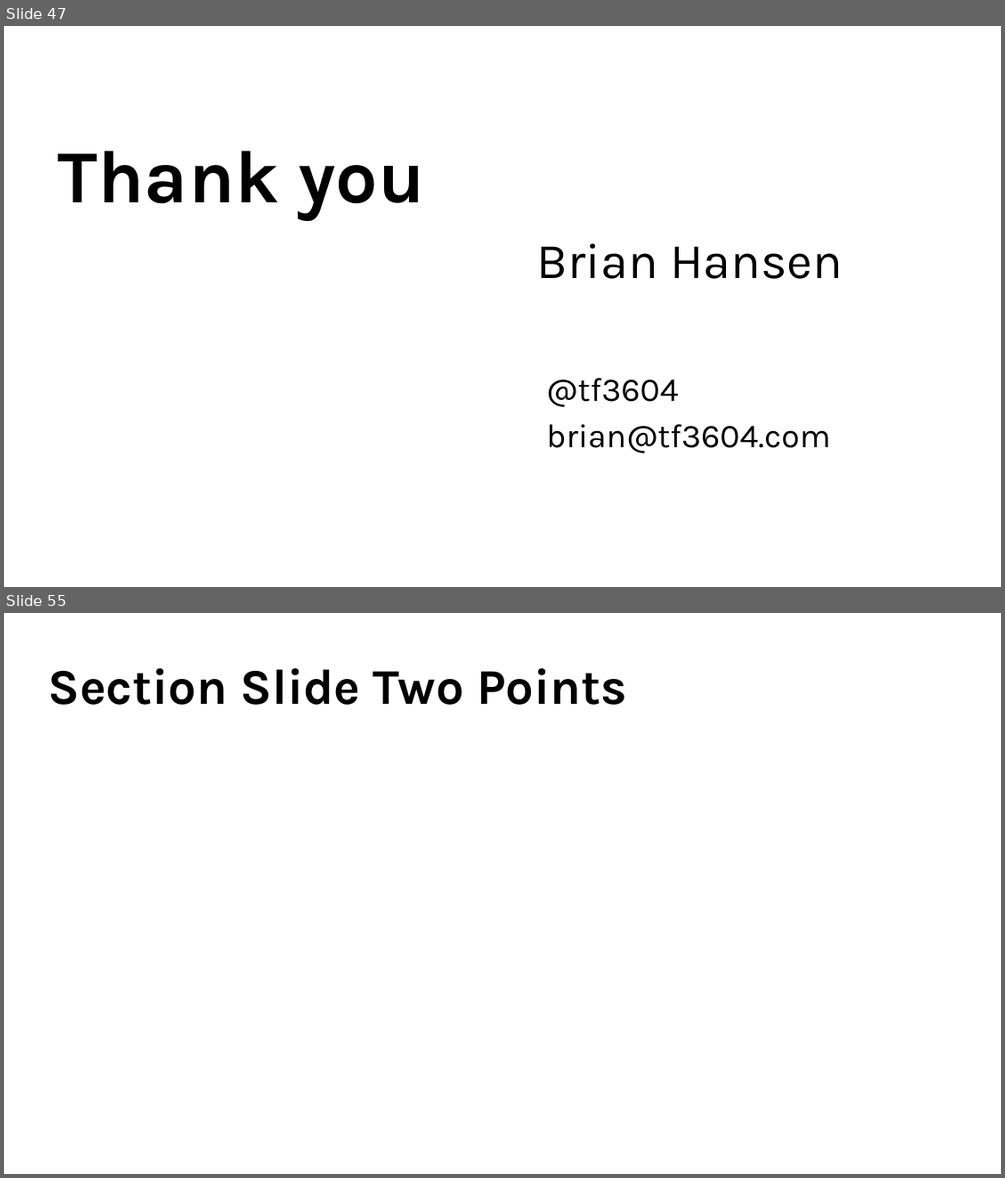
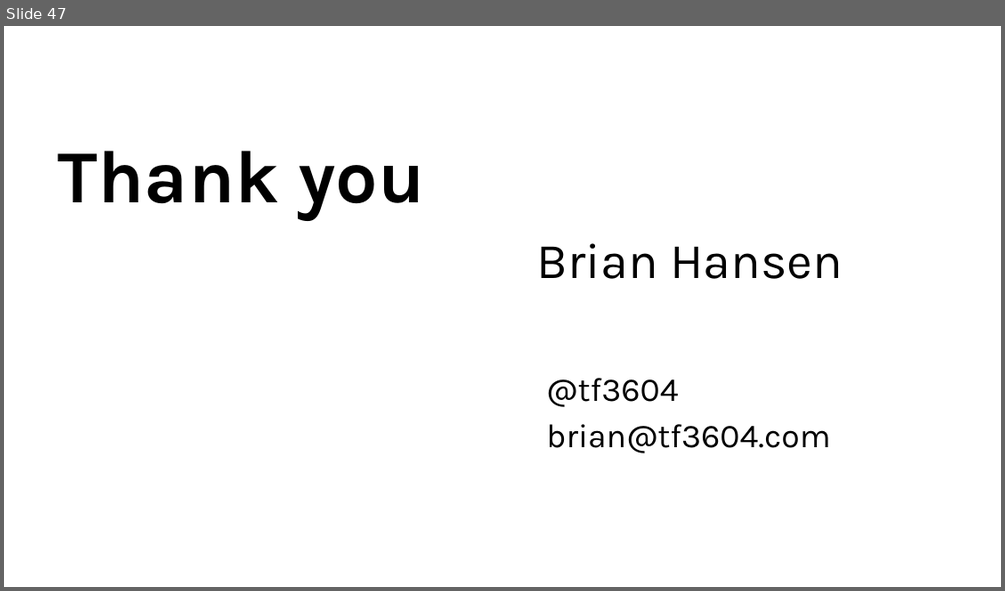
Before and after one commit to tf3604/OptimizerPresentation, a slide deck: Hansen - Get Your Optimizer to Give up All Its Secrets.pptx. Shown one above the other, each under a label of ours: slides 47 and 55 before the commit, slide 47 after it; the slides between them are not shown. The pictures are 1005x1178 and 1005x591 pixels, drawn with LibreOffice and Linux fonts; fonts in the diff are those of the drawing; background and template pictures are left out. Boxes give left, top, right and bottom in pixels: in the first picture for what was removed or moved away, otherwise in the second. Text is boxed around its words. In the diff, an @@ line names an element or a change of style, - is before the commit and + after.

```diff
--- a/Hansen - Get Your Optimizer to Give up All Its Secrets.pptx
+++ b/Hansen - Get Your Optimizer to Give up All Its Secrets.pptx
@@ slide 55 removed at [4,613,1001,1174], background picture (left out) @@
@@ title removed at [48,668,627,705] @@
-Section Slide Two Points
```
Also in this commit, not shown: 19 other slides removed.
